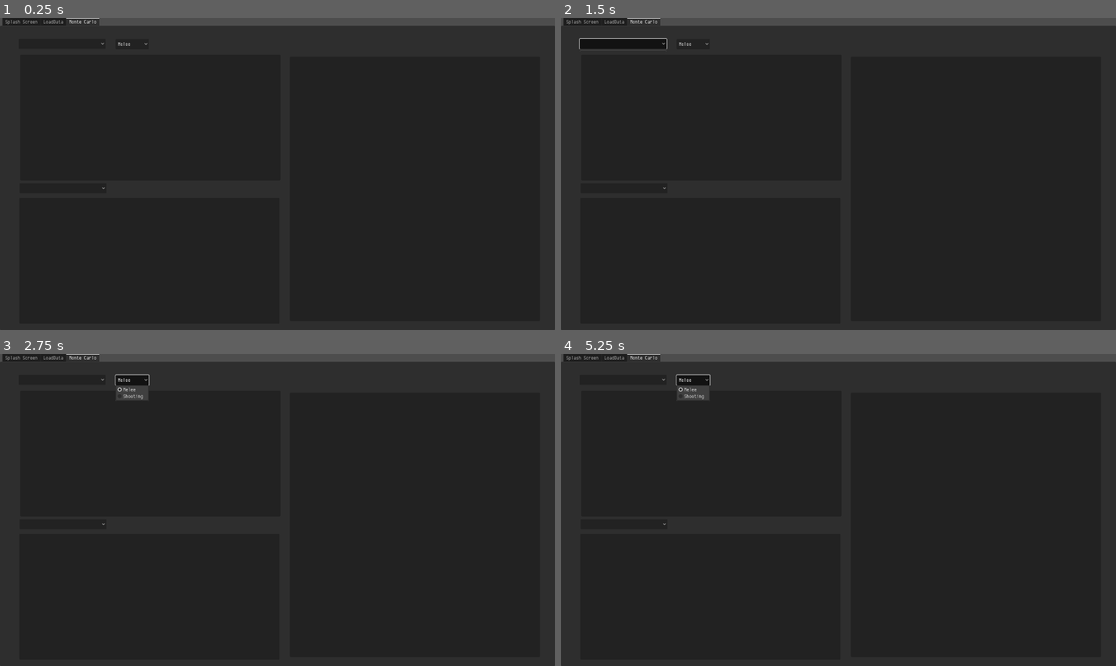
Above: before the commit, frames 1-4 (two rows, left to right).
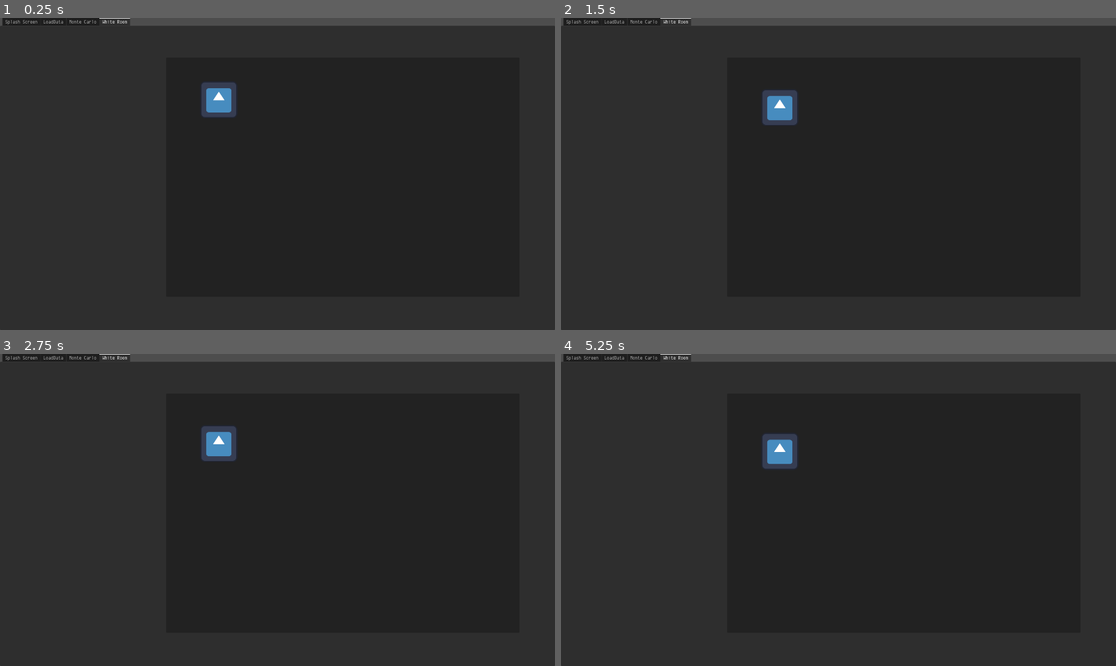
Above: after the commit, the same moments.

Repository: Scarfsman/WhiteRoom
Game: Godot game, scene res://main.tscn
Two runs of this game, one before a commit and one after it. Both use one fixed random seed, a clock stepped at 60 frames per second and the inputs below. The engine's default icon, where the game draws it, is replaced by a stand-in: a white triangle on a blue panel in a dark square.
Inputs (mouse positions are in pixels of both pictures, inside the frame that each line leads up to):
- Up to frame 1 (0.25 s): no input
- Up to frame 2 (1.5 s): click (777, 99) at 0.52 s; click (622, 42) at 1.27 s
- Up to frame 3 (2.75 s): click (133, 378) at 2 s, where only the run before the commit has a clickable "Melee"
- Up to frame 4 (5.25 s): click (622, 525) at 2.77 s; click (622, 378) at 3.52 s; click (777, 444) at 4.27 s; click (694, 378) at 5 s, where only the run before the commit has a clickable "Melee"

The runs differ from the first frame. In frame 1, 0.9% of the frame differs, in the area x 11-43%, y 0-55%; in frame 2, 1.4%, in the area x 3-43%, y 0-55%; in frame 3, 1.1%; in frame 4, 1.1%.

Commit message:
Added dragable sprite test for scenario planner

Diff:
--- a/main.tscn
+++ b/main.tscn
@@ -6,6 +6,8 @@
 [ext_resource type="FontFile" uid="uid://cb3a1aglu7cw4" path="res://Fonts/Envy Code R.ttf" id="3_6lbhf"]
 [ext_resource type="Script" path="res://scripts/monte_calro.gd" id="5_stiw4"]
 [ext_resource type="Script" path="res://scripts/graph.gd" id="5_ymnst"]
+[ext_resource type="Texture2D" uid="uid://c0tn6os2woo7n" path="res://icon.svg" id="7_ogo76"]
+[ext_resource type="Script" path="res://object.gd" id="8_cnuny"]
 
 [node name="Main" type="Node"]
 script = ExtResource("1_n536m")
@@ -27,7 +29,7 @@
 grow_horizontal = 2
 grow_vertical = 2
 theme = ExtResource("2_epkic")
-current_tab = 2
+current_tab = 3
 metadata/_edit_use_anchors_ = true
 
 [node name="Splash Screen" type="TabBar" parent="TabContainer"]
@@ -81,6 +83,7 @@
 theme_override_fonts/font = ExtResource("3_6lbhf")
 
 [node name="Monte Carlo" type="TabBar" parent="TabContainer"]
+visible = false
 layout_mode = 2
 script = ExtResource("5_stiw4")
 metadata/_tab_index = 2
@@ -189,6 +192,34 @@
 grow_horizontal = 2
 grow_vertical = 2
 
+[node name="White Room" type="TabBar" parent="TabContainer"]
+layout_mode = 2
+metadata/_tab_index = 3
+
+[node name="Panel" type="Panel" parent="TabContainer/White Room"]
+layout_mode = 0
+offset_left = 575.0
+offset_top = 110.0
+offset_right = 1797.0
+offset_bottom = 938.0
+
+[node name="Object" type="Sprite2D" parent="TabContainer/White Room/Panel"]
+position = Vector2(182, 146)
+texture = ExtResource("7_ogo76")
+script = ExtResource("8_cnuny")
+
+[node name="Button" type="Button" parent="TabContainer/White Room/Panel/Object"]
+self_modulate = Color(1, 1, 1, 0)
+anchors_preset = 15
+anchor_right = 1.0
+anchor_bottom = 1.0
+offset_left = -64.0
+offset_top = -64.0
+offset_right = -64.0
+offset_bottom = -64.0
+grow_horizontal = 2
+grow_vertical = 2
+
 [connection signal="file_selected" from="FileDialogRed" to="." method="_on_file_dialog_file_selected"]
 [connection signal="file_selected" from="FileDialogRed" to="." method="_on_file_dialog_red_file_selected"]
 [connection signal="pressed" from="TabContainer/LoadData/Load" to="." method="_on_load_pressed"]
@@ -196,3 +227,5 @@
 [connection signal="item_selected" from="TabContainer/Monte Carlo/AttackerSelection" to="TabContainer/Monte Carlo" method="_on_subject_selection_item_selected"]
 [connection signal="item_selected" from="TabContainer/Monte Carlo/AttackerWeaponType" to="TabContainer/Monte Carlo" method="_on_subject_weapon_type_item_selected"]
 [connection signal="item_selected" from="TabContainer/Monte Carlo/DefenderSelection" to="TabContainer/Monte Carlo" method="_on_target_selection_item_selected"]
+[connection signal="button_down" from="TabContainer/White Room/Panel/Object/Button" to="TabContainer/White Room/Panel/Object" method="_on_button_button_down"]
+[connection signal="button_up" from="TabContainer/White Room/Panel/Object/Button" to="TabContainer/White Room/Panel/Object" method="_on_button_button_up"]
--- /dev/null
+++ b/object.gd
@@ -0,0 +1,32 @@
+extends Sprite2D
+
+var dragging: bool = false
+var offsetPos: Vector2 = Vector2(0, 0)
+var offsetParent: Vector2
+var leftBound: float
+var rightBound: float
+var upperBound: float
+var lowerBound: float
+
+func _ready():
+    offsetParent = get_parent().get_transform()[2]
+    var boundries = get_parent().get_size()
+    leftBound = offsetParent[0]
+    rightBound = offsetParent[0] + boundries[0]
+    upperBound = offsetParent[1]
+    lowerBound = offsetParent[1] + boundries[1]
+
+# Called every frame. 'delta' is the elapsed time since the previous frame.
+func _process(delta: float) -> void:
+    if dragging:
+        var targetPos = get_global_mouse_position() - offsetPos
+        targetPos[0] = max(leftBound, min(rightBound, targetPos[0]))
+        targetPos[1] = max(upperBound, min(lowerBound, targetPos[1]))
+        position = targetPos - offsetParent
+
+func _on_button_button_down() -> void:
+    dragging = true
+    offsetPos = get_global_mouse_position() - global_position
+
+func _on_button_button_up() -> void:
+    dragging = false
--- a/scripts/monte_calro.gd
+++ b/scripts/monte_calro.gd
@@ -26,7 +26,7 @@
             for i in range(len($Graph/Graph.data.values())):
                 currTrials += $Graph/Graph.data.values()[i]
                 if currTrials/totalTrials > 0.5:
-                    var newRow = '{n} model(s) slain on average'
+                    var newRow = '{n} model(s) slain on average \n'
                     context += newRow.format({'n': $Graph/Graph.data.keys()[i]})
                     break
             #get the percent chance to wipe the defending unit
Not shown, removed: addons/FileAccessWeb/examples/upload_file_example.gd
Not shown, removed: addons/FileAccessWeb/examples/upload_file_example.tscn
Not shown, removed: addons/FileAccessWeb/examples/upload_image_example.gd
Not shown, removed: addons/FileAccessWeb/examples/upload_image_example.tscn
Not shown, removed: addons/FileAccessWeb/examples/upload_to_server_example.gd
Not shown, removed: addons/FileAccessWeb/examples/upload_to_server_example.tscn
Not shown: 1 places in main.tscn that only renumber resources
Not shown, changed: WhiteRoom/index.html
Not shown, changed: WhiteRoom/index.pck
